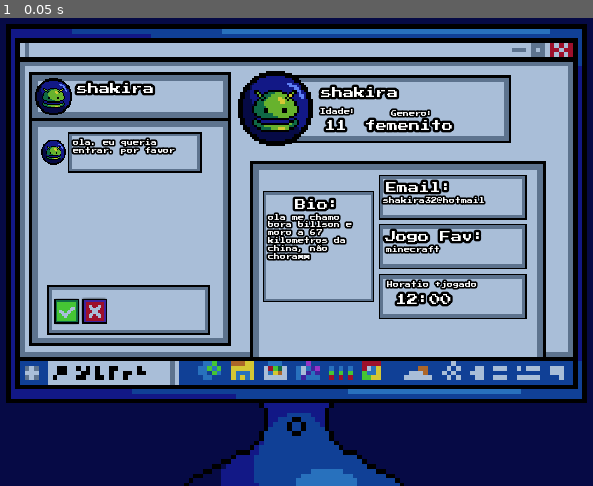
Above: before the commit, frame 1.
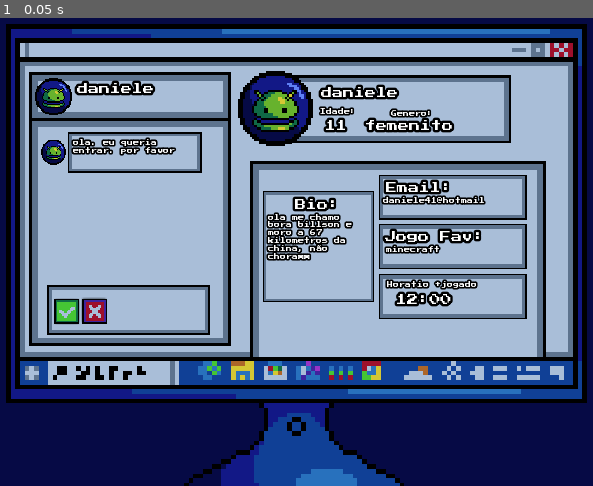
Above: after the commit, the same moment.

Repository: minionsgaburarobotica-max/Jog-ECA-digital-Diego
Game: Godot game, scene res://Cenas/computador.tscn
Same seed, same stepped clock (60 frames per second), same inputs: the game is played once before the commit and once after it.
Inputs:
- Up to frame 1 (0.05 s): no input

The runs differ from the first frame. In frame 1, 0.5% of the frame differs, in the area x 12-74%, y 13-40%.

Commit message:
0.07 bug de genero corrigido

Diff:
--- /dev/null
+++ b/Essa não é uma criança/Cenas/Menu.tscn
@@ -0,0 +1,16 @@
+[gd_scene load_steps=3 format=2]
+
+[ext_resource path="res://sprites/Computador 1.png" type="Texture" id=1]
+[ext_resource path="res://sprites/Tela inicial windows XP.png" type="Texture" id=2]
+
+[node name="Menu" type="Node2D"]
+
+[node name="Windows" type="Sprite" parent="."]
+position = Vector2( 520.177, 290.883 )
+scale = Vector2( 7.79411, 6.45036 )
+texture = ExtResource( 2 )
+
+[node name="Computador" type="Sprite" parent="."]
+position = Vector2( 518, 444 )
+scale = Vector2( 8.32226, 8.32226 )
+texture = ExtResource( 1 )
--- a/Essa não é uma criança/Cenas/computador.gd
+++ b/Essa não é uma criança/Cenas/computador.gd
@@ -46,7 +46,7 @@
 	email = $tela/dados/email
 	jogo = $tela/dados/jogo
 	horario = $tela/dados/Horario
-	var endereco
+
 
 	idadeTipos = int(rand_range(5, 13))
 	horarioTiposF = int(rand_range(21, 24))
@@ -76,14 +76,29 @@
 
 	horario.text = horario.text + ":00"
 	idade.text = str(idadeTipos)
-	var nome = nomeT.pick_random().pick_random()
+
+
+	var nome
+	genero.text = generoTipos.pick_random()
+	if genero.text != "femenito":
+		nome = nomeTiposF.pick_random()
+	else:
+		nome = nomeTiposM.pick_random()
+
 	nome1.text = str(nome)
 	nome2.text = str(nome)
 
 	email.text = str(nome) + str(int(rand_range(23, 67))) + email.text
-	genero.text = generoTipos.pick_random()
 
 # Called every frame. 'delta' is the elapsed time since the previous frame.
 func _process(delta):
 	pass
 #	pass
+
+
+func _on_botao_button_down():
+	pass
+
+
+func _on_botaoX_button_down():
+	pass # Replace with function body.
--- a/Essa não é uma criança/Cenas/computador.tscn
+++ b/Essa não é uma criança/Cenas/computador.tscn
@@ -94,7 +94,7 @@
 
 [node name="aceitar" type="Node2D" parent="tela/chat/enviar"]
 
-[node name="botao" type="Button" parent="tela/chat/enviar/aceitar"]
+[node name="botaoX" type="Button" parent="tela/chat/enviar/aceitar"]
 margin_left = 219.0
 margin_top = 361.0
 margin_right = 249.0
@@ -277,3 +277,6 @@
 position = Vector2( 528, 350 )
 scale = Vector2( 6, 6 )
 texture = ExtResource( 1 )
+
+[connection signal="button_down" from="tela/chat/enviar/recusar/botao" to="." method="_on_botao_button_down"]
+[connection signal="button_down" from="tela/chat/enviar/aceitar/botaoX" to="." method="_on_botaoX_button_down"]
